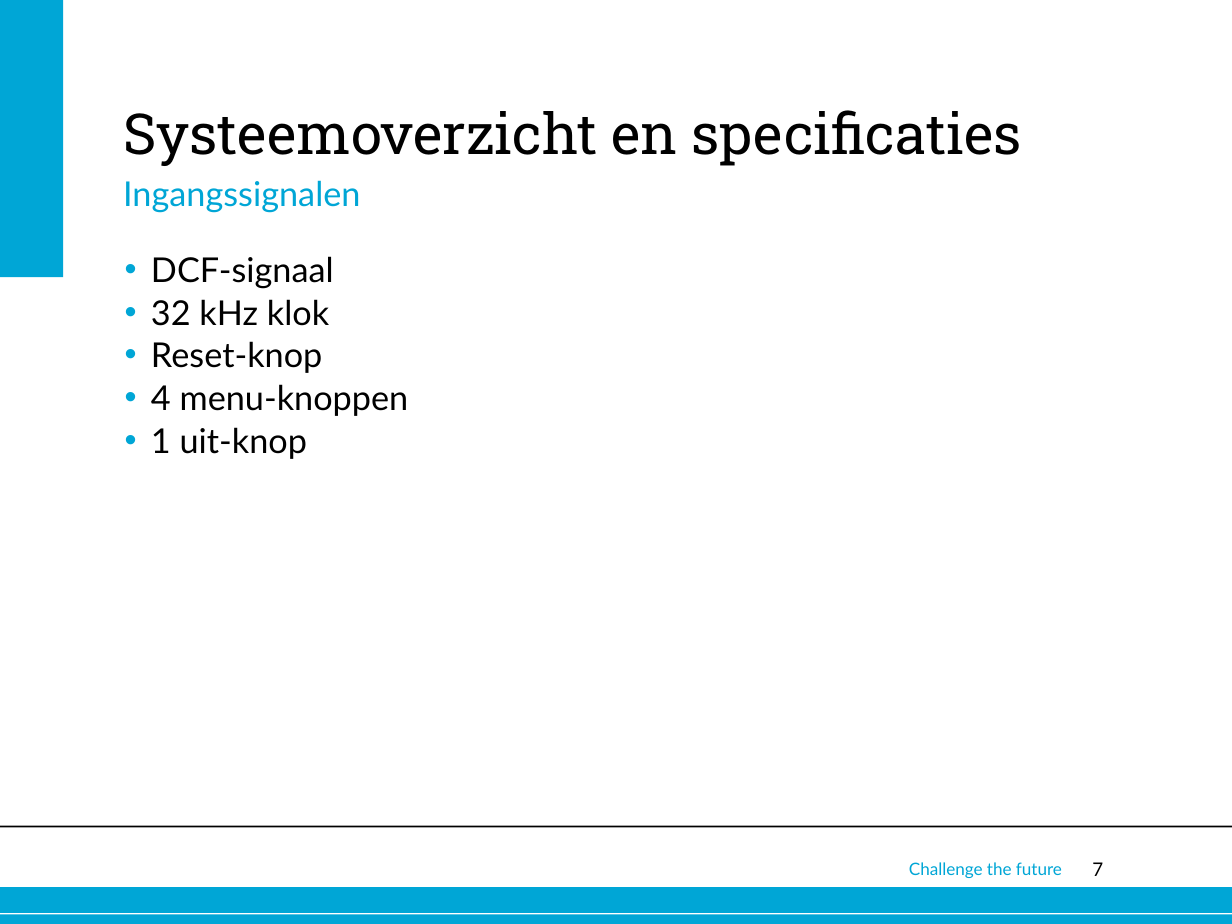
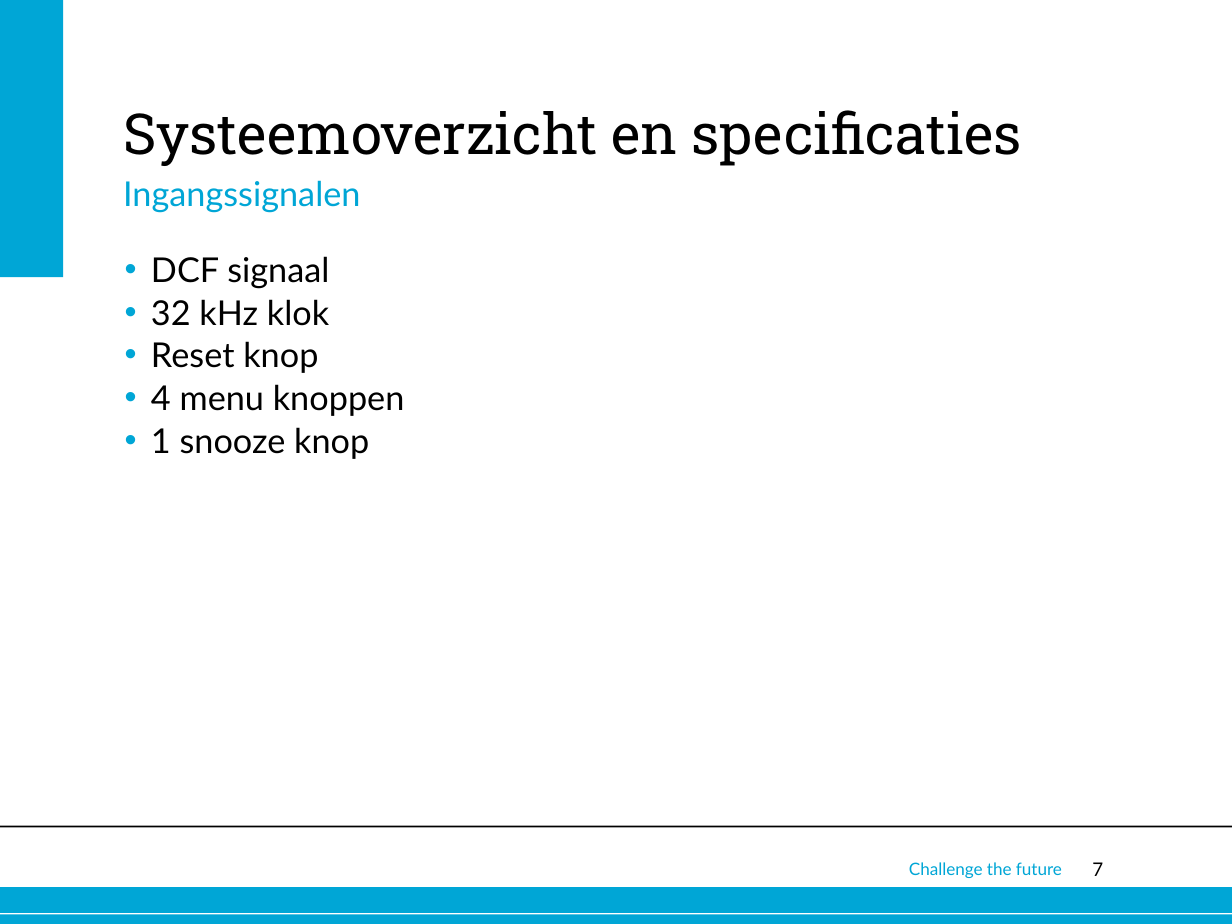
Before and after one commit to Alex-Oudsen/EPO-3, a slide deck: slide 7 of Presentatie/Presentatie groep A1.pptx. Drawn at 1232x924 pixels with LibreOffice and Linux fonts; fonts in the diff are those of the drawing; background and template pictures are left out. Boxes give left, top, right and bottom in pixels: in the first picture for what was removed or moved away, otherwise in the second. Text is boxed around its words. In the diff, an @@ line names an element or a change of style, - is before the commit and + after.

```diff
--- a/Presentatie/Presentatie groep A1.pptx
+++ b/Presentatie/Presentatie groep A1.pptx
@@ text at [151, 256, 329, 289]: text changed @@
-• DCF-signaal
+• DCF signaal
@@ text at [151, 341, 405, 459]: text changed @@
-• Reset-knop
-• 4 menu-knoppen
-• 1 uit-knop
+• Reset knop
+• 4 menu knoppen
+• 1 snooze knop
```
Also in this commit, not shown: 2 other slides changed.
